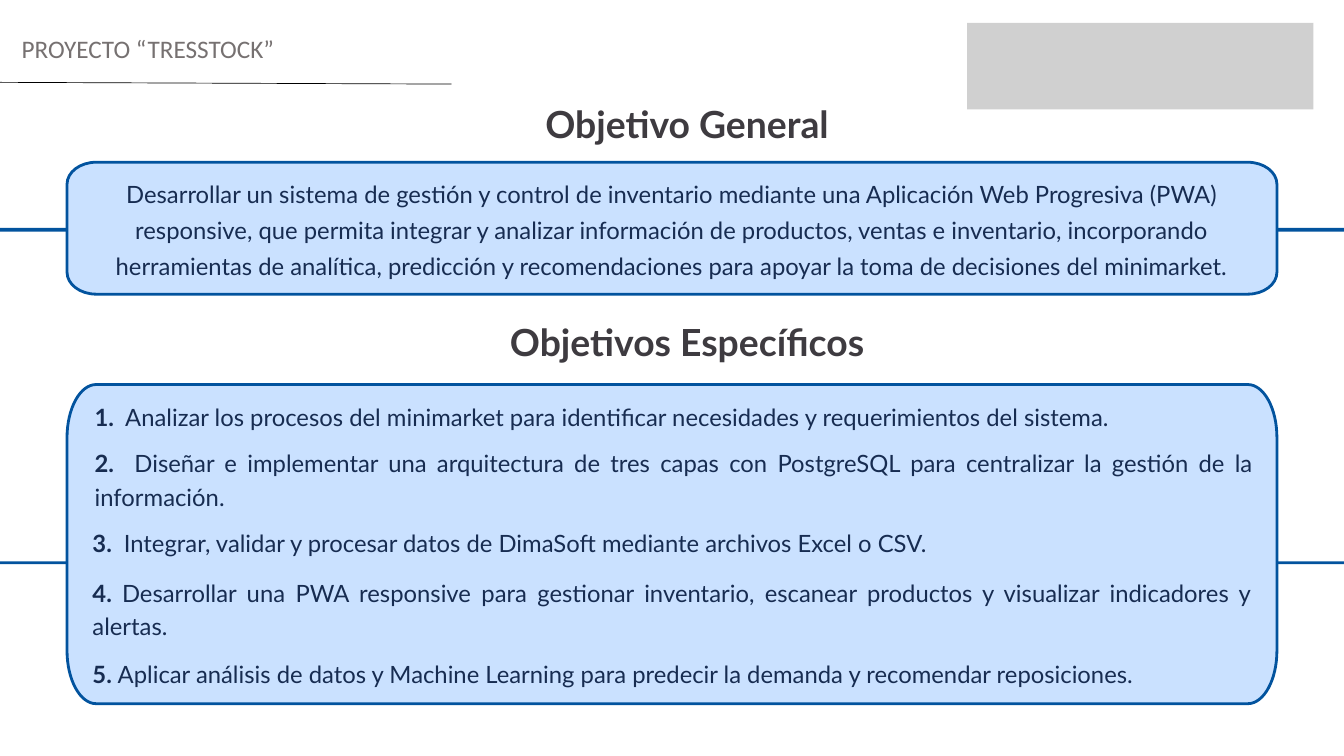
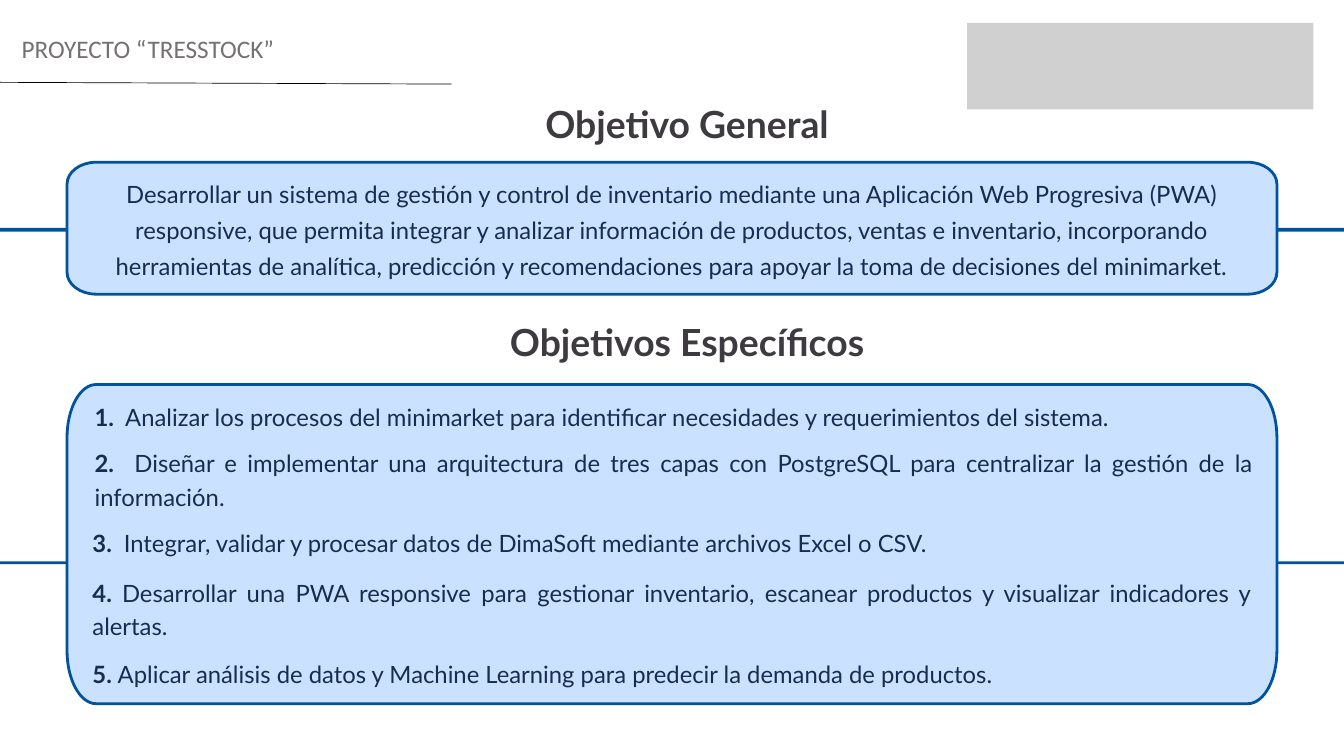
Before and after one commit to yasvillarroel/TresStock_, a slide deck: slide 4 of Fase 3/Evidencias grupales/Presentación Final del proyecto (Español).pptx. Drawn at 1344x756 pixels with LibreOffice and Linux fonts; fonts in the diff are those of the drawing; grey boxes stand for pictures. Boxes give left, top, right and bottom in pixels: in the first picture for what was removed or moved away, otherwise in the second. Text is boxed around its words. In the diff, an @@ line names an element or a change of style, - is before the commit and + after.

Commit message:
Algunos cambios al ppt

```diff
--- a/Fase 3/Evidencias grupales/Presentación Final del proyecto (Español).pptx
+++ b/Fase 3/Evidencias grupales/Presentación Final del proyecto (Español).pptx
@@ text at (92,665,992,688): text changed @@
-5. Aplicar análisis de datos y Machine Learning para predecir la demanda y recomendar reposiciones.
+5. Aplicar análisis de datos y Machine Learning para predecir la demanda de productos.
```
